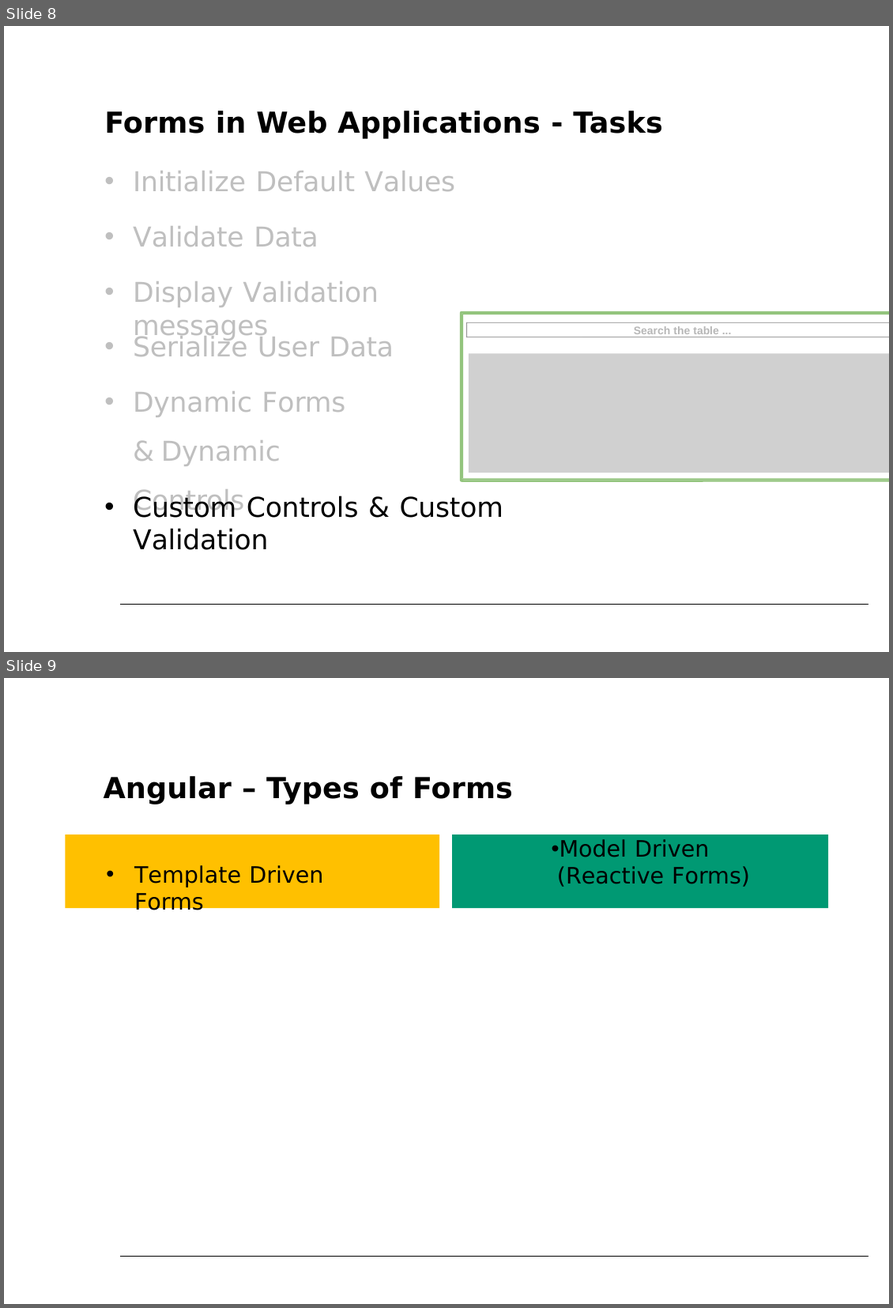
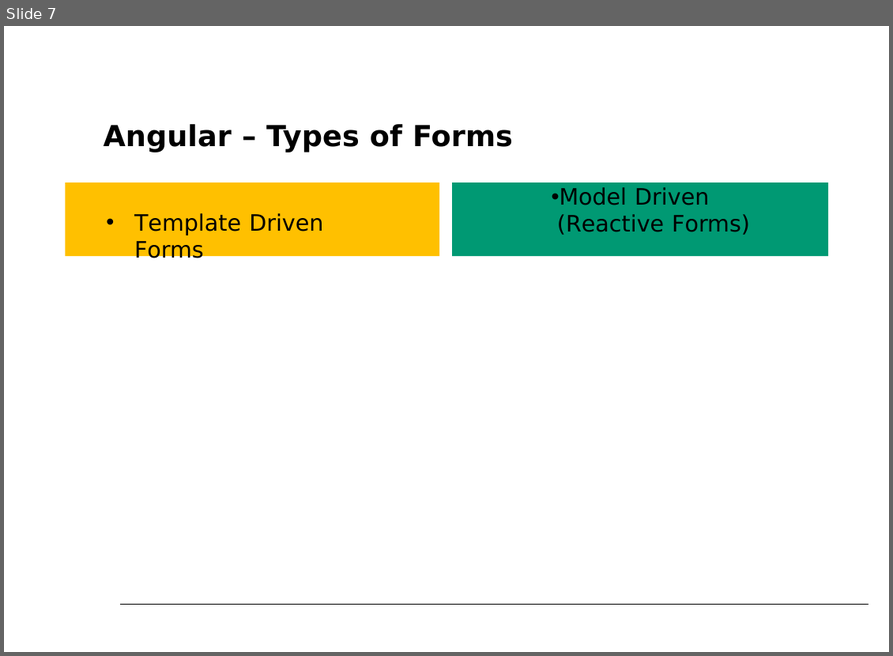
Before and after one commit to petereijgermans11/accelerator-programma, a slide deck: forms/Angular Forms.pptx. Shown one above the other, each under a label of ours: slides 8 and 9 before the commit, slide 7 after it. The pictures are 893x1308 and 893x656 pixels, drawn with LibreOffice and Linux fonts; fonts in the diff are those of the drawing; grey boxes stand for pictures. Boxes give left, top, right and bottom in pixels: in the first picture for what was removed or moved away, otherwise in the second. Text is boxed around its words. In the diff, an @@ line names an element or a change of style, - is before the commit and + after.

```diff
--- a/forms/Angular Forms.pptx
+++ b/forms/Angular Forms.pptx
@@ slide 8 removed at bbox=[4, 26, 889, 652], background #FFFFFF; not listed: 1 template element that a slide beside it also shows @@
@@ title removed at bbox=[104, 111, 662, 139] @@
-Forms in Web Applications - Tasks
@@ text removed at bbox=[133, 171, 455, 340] @@
-• Initialize Default Values
-• Validate Data
-• Display Validation messages
@@ freeform shape removed at bbox=[492, 306, 889, 324] @@
@@ freeform shape removed at bbox=[460, 311, 889, 483] @@
@@ freeform shape removed at bbox=[466, 323, 889, 337] @@
@@ freeform shape removed at bbox=[466, 323, 889, 338] @@
@@ picture removed at bbox=[583, 325, 885, 465] @@
@@ text removed at bbox=[634, 326, 718, 337] @@
-Search the table ...
@@ text removed at bbox=[133, 335, 393, 515] @@
-• Serialize User Data
-• Dynamic Forms & Dynamic Controls
@@ picture removed at bbox=[469, 354, 889, 472] @@
@@ freeform shape removed at bbox=[492, 337, 889, 480] @@
@@ text removed at bbox=[133, 494, 504, 550] @@
-• Custom Controls & Custom Validation
@@ what was slide 9 is now slide 7 @@
```
Also in this commit, not shown: 6 slides changed, 2 other slides removed, 2 other files.
